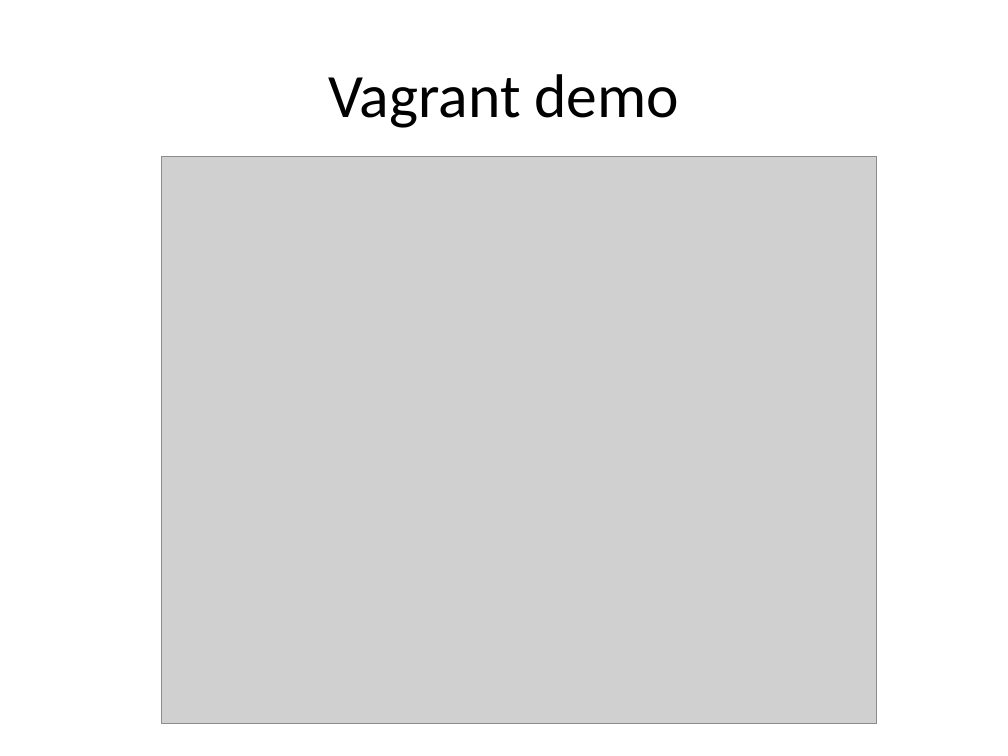
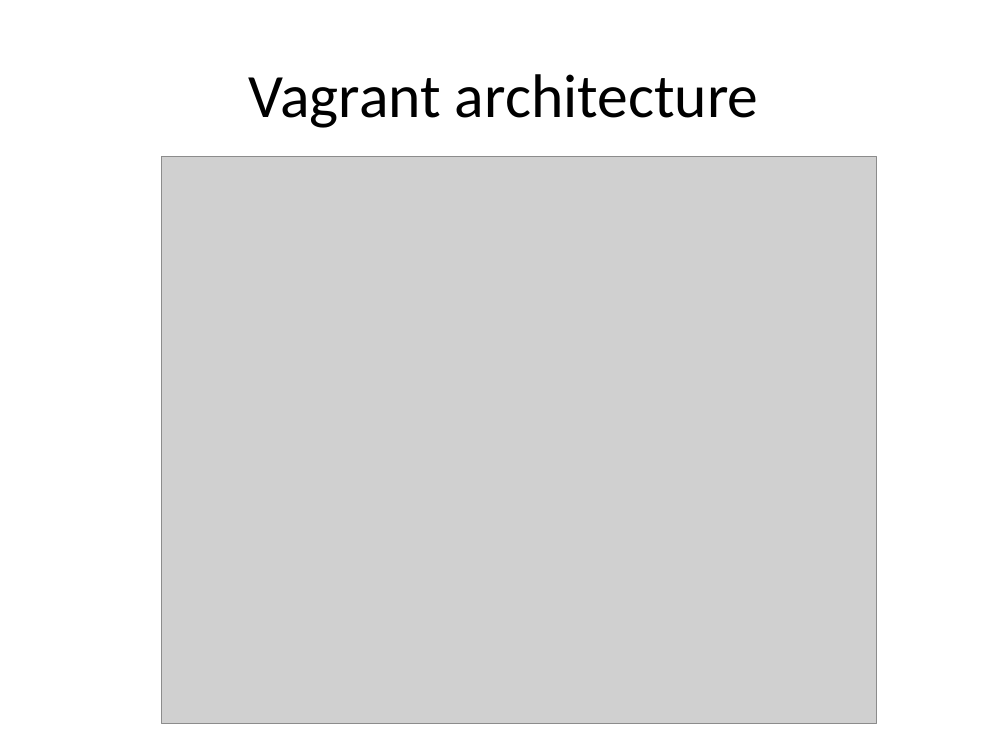
Before and after one commit to jasondbaker/infrastructure-class, a slide deck: slide 42 of infrastructure-week-3.pptx (slide 41 before the commit). Drawn at 1008x756 pixels with LibreOffice and Linux fonts; fonts in the diff are those of the drawing; grey boxes stand for pictures. Boxes give left, top, right and bottom in pixels: in the first picture for what was removed or moved away, otherwise in the second. Text is boxed around its words. In the diff, an @@ line names an element or a change of style, - is before the commit and + after.

```diff
--- a/infrastructure-week-3.pptx
+++ b/infrastructure-week-3.pptx
@@ title at <box>249,74,758,128</box>: text changed @@
-Vagrant demo
+Vagrant architecture
```
Also in this commit, not shown: 7 other slides changed, 3 slides added, 2 slides removed, 32 other files.
